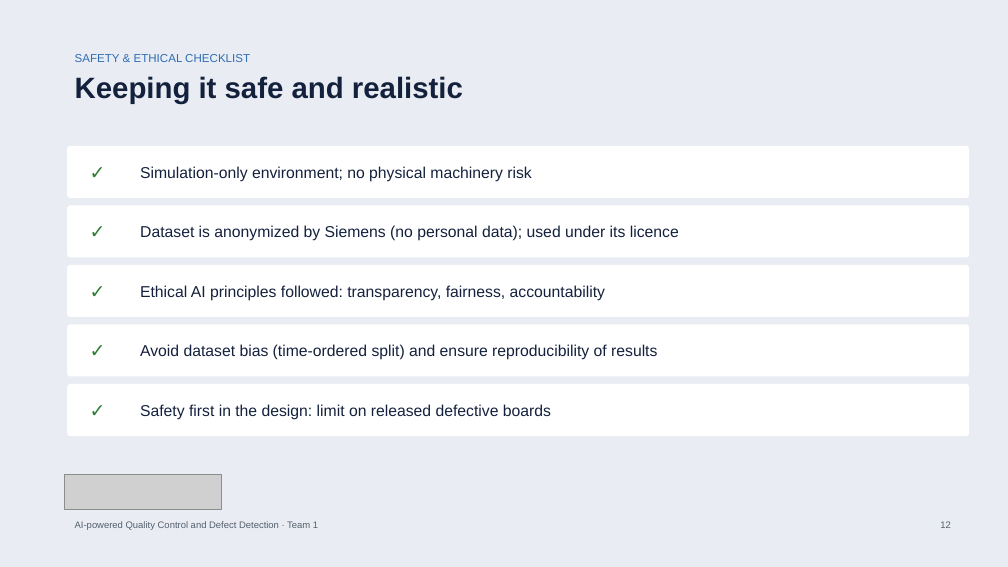
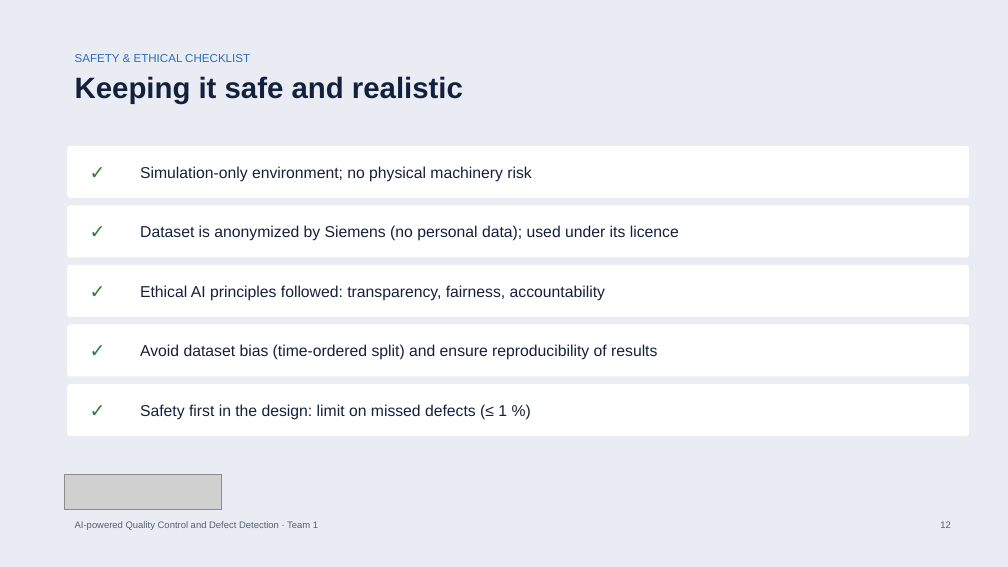
Before and after one commit to bodhi584/aoi-decision-gate, a slide deck: slide 12 of docs/slides_revised_topic.pptx. Drawn at 1008x567 pixels with LibreOffice and Linux fonts; fonts in the diff are those of the drawing; grey boxes stand for pictures. Boxes give left, top, right and bottom in pixels: in the first picture for what was removed or moved away, otherwise in the second. Text is boxed around its words. In the diff, an @@ line names an element or a change of style, - is before the commit and + after.

Commit message:
Standard terms: binary classification of AOI alarms (true defect or false call)

```diff
--- a/docs/slides_revised_topic.pptx
+++ b/docs/slides_revised_topic.pptx
@@ text at (140,404,507,420): text changed @@
-Safety first in the design: limit on released defective boards
+Safety first in the design: limit on missed defects (≤ 1 %)
```
Also in this commit, not shown: 10 other slides changed, 19 other files.
